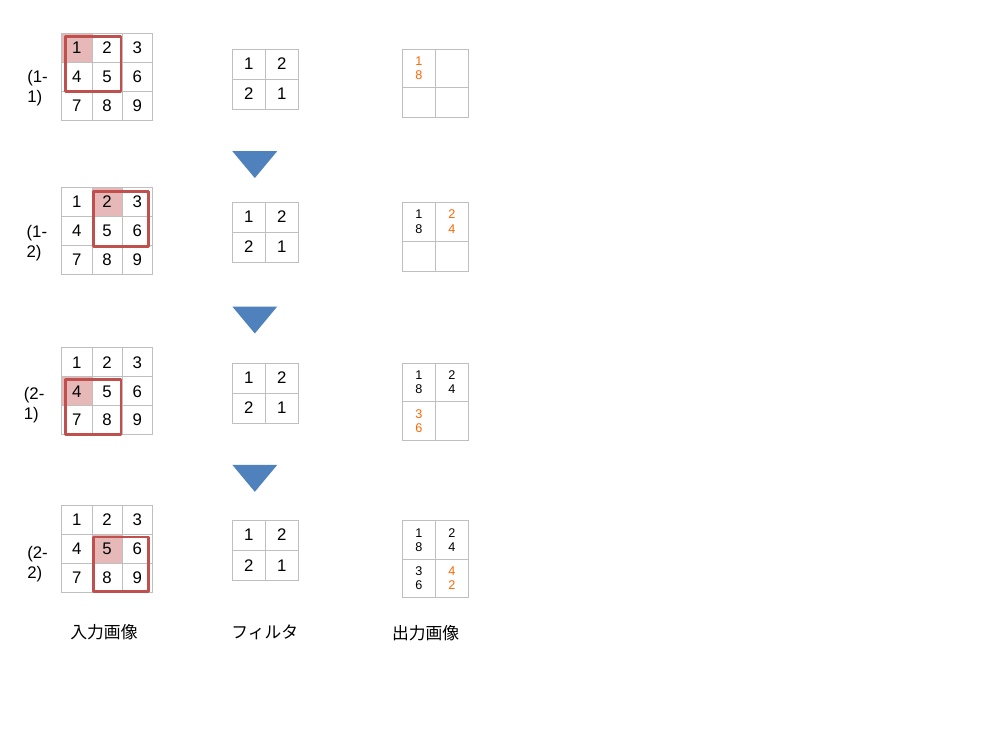
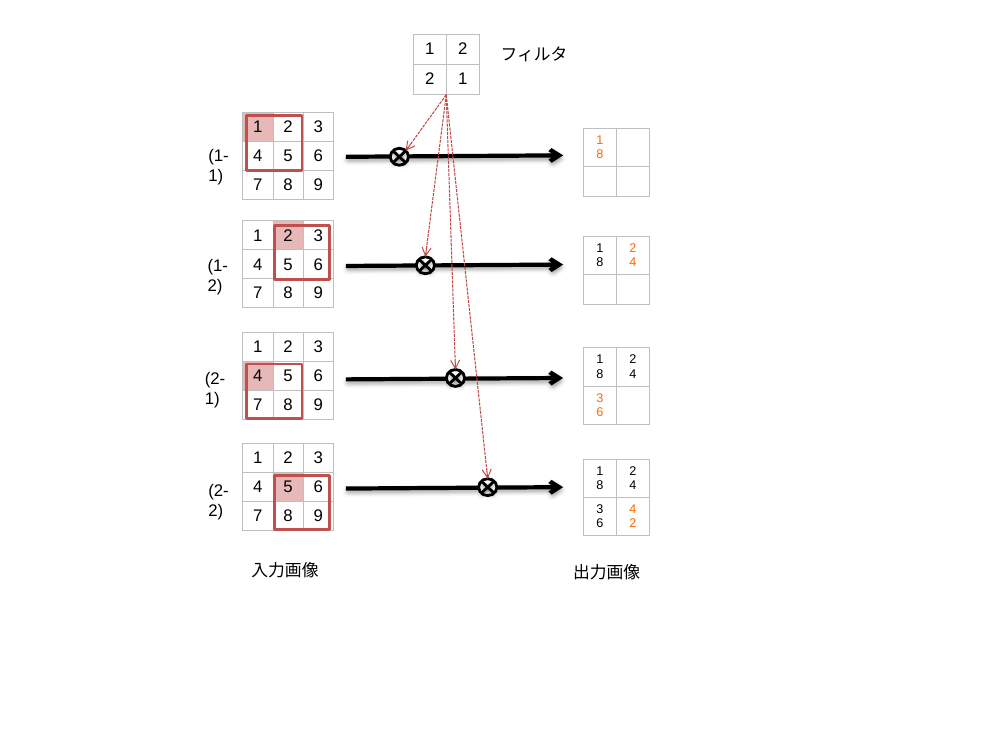
Before and after one commit to eijian/blog, a slide deck: slide 4 of articles/201608/dl1.pptx. Drawn at 1008x756 pixels with LibreOffice and Linux fonts; fonts in the diff are those of the drawing. Boxes give left, top, right and bottom in pixels: in the first picture for what was removed or moved away, otherwise in the second. Text is boxed around its words. In the diff, an @@ line names an element or a change of style, - is before the commit and + after.

```diff
--- a/articles/201608/dl1.pptx
+++ b/articles/201608/dl1.pptx
@@ text "フィルタ": place and size @@
-text "フィルタ" at box(231, 624, 298, 640)
+text "フィルタ" at box(501, 46, 568, 62)
@@ 2 tables, 1 text, 1 rectangle: place and size @@
-2 tables, 1 text, 1 rectangle at box(27, 33, 469, 124)
+2 tables, 1 text, 1 rectangle at box(208, 113, 650, 204)
@@ arrow added from (447, 95) to (406, 151), #BF4C48 0.75 pt dashed @@
@@ arrow added from (447, 95) to (425, 257), #BF4C48 0.75 pt dashed @@
@@ arrow added from (447, 95) to (456, 370), #BF4C48 0.75 pt dashed @@
@@ arrow added from (447, 95) to (488, 479), #BF4C48 0.75 pt dashed @@
@@ ellipse added at box(390, 148, 408, 165), fill #FFFFFF, outline #000000 2 pt @@
@@ triangle removed at box(233, 151, 277, 178) @@
@@ arrow added from (346, 157) to (563, 155), #000000 3 pt @@
@@ line added from (406, 151) to (393, 163), #000000 2 pt @@
@@ line added from (393, 151) to (406, 163), #000000 2 pt @@
@@ table removed at box(233, 203, 299, 263), 2 rows, 2 columns @@
-1 | 2
-2 | 1
@@ 2 tables, 1 text, 1 rectangle: place and size @@
-2 tables, 1 text, 1 rectangle at box(27, 187, 469, 278)
+2 tables, 1 text, 1 rectangle at box(208, 221, 650, 311)
@@ arrow added from (346, 266) to (563, 264), #000000 3 pt @@
@@ ellipse added at box(416, 257, 434, 274), fill #FFFFFF, outline #000000 2 pt @@
@@ line added from (431, 259) to (419, 271), #000000 2 pt @@
@@ line added from (419, 259) to (431, 271), #000000 2 pt @@
@@ triangle removed at box(233, 306, 277, 334) @@
@@ table removed at box(233, 363, 299, 423), 2 rows, 2 columns @@
-1 | 2
-2 | 1
@@ 3 tables, 1 text, 1 rectangle: place and size @@
-3 tables, 1 text, 1 rectangle at box(24, 49, 469, 438)
+3 tables, 1 text, 1 rectangle at box(205, 34, 650, 422)
@@ arrow added from (346, 379) to (563, 378), #000000 3 pt @@
@@ ellipse added at box(447, 370, 465, 387), fill #FFFFFF, outline #000000 2 pt @@
@@ line added from (462, 372) to (449, 384), #000000 2 pt @@
@@ line added from (449, 372) to (462, 384), #000000 2 pt @@
@@ triangle removed at box(233, 465, 277, 492) @@
@@ 2 tables, 2 texts, 1 rectangle: place and size @@
-2 tables, 2 texts, 1 rectangle at box(27, 505, 469, 641)
+2 tables, 2 texts, 1 rectangle at box(208, 444, 650, 580)
@@ ellipse added at box(479, 479, 497, 496), fill #FFFFFF, outline #000000 2 pt @@
@@ arrow added from (346, 489) to (563, 487), #000000 3 pt @@
@@ line added from (494, 481) to (481, 493), #000000 2 pt @@
@@ line added from (481, 481) to (494, 493), #000000 2 pt @@
@@ table removed at box(233, 521, 299, 582), 2 rows, 2 columns @@
-1 | 2
-2 | 1
@@ text "入力画像": place and size @@
-text "入力画像" at box(70, 624, 137, 640)
+text "入力画像" at box(251, 562, 318, 578)
```
Also in this commit, not shown: 1 slide added, 1 other file.
